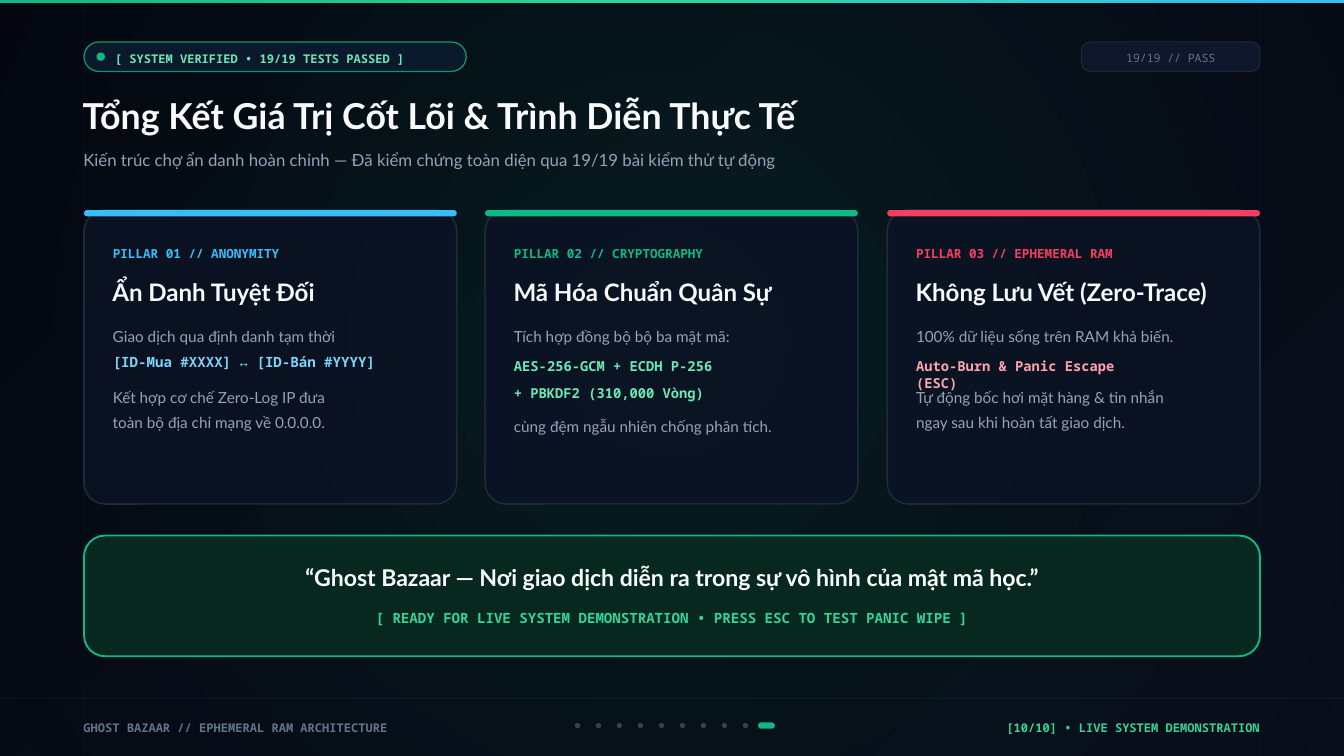
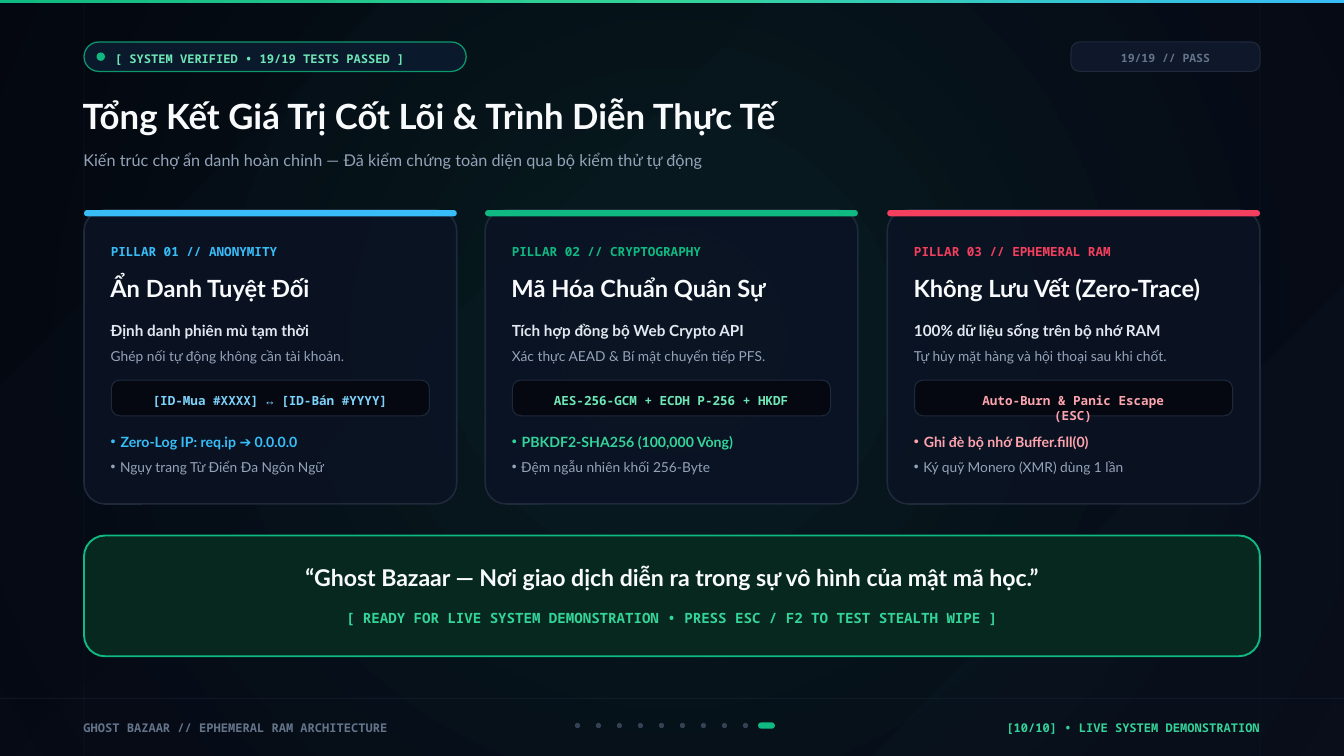
Before and after one commit to NgHuuPhu244/MQTT, a slide deck: slide 10 of Ghost_Bazaar_Presentation_Deck.pptx. Drawn at 1344x756 pixels with LibreOffice and Linux fonts; fonts in the diff are those of the drawing. Boxes give left, top, right and bottom in pixels: in the first picture for what was removed or moved away, otherwise in the second. Text is boxed around its words. In the diff, an @@ line names an element or a change of style, - is before the commit and + after.

Commit message:
fix(ppt): fix SVG bounds overlap, text overflow, Vietnamese word splitting, and sync crypto specs (100k PBKDF2, 256B padding)

```diff
--- a/Ghost_Bazaar_Presentation_Deck.pptx
+++ b/Ghost_Bazaar_Presentation_Deck.pptx
@@ rounded rectangle: place and size @@
-rounded rectangle at [1082, 42, 1260, 72]
+rounded rectangle at [1071, 42, 1260, 72]
@@ text "19/19 // PASS" at [1121, 54, 1210, 62]: bold on @@
@@ text "Tổng Kết Giá Trị Cốt ..." at [83, 99, 776, 136]: size 25.5 to 24.8 pt @@
@@ text at [83, 152, 702, 169]: text changed; size 12 to 11.6 pt @@
-Kiến trúc chợ ẩn danh hoàn chỉnh — Đã kiểm chứng toàn diện qua 19/19 bài kiểm thử tự động
+Kiến trúc chợ ẩn danh hoàn chỉnh — Đã kiểm chứng toàn diện qua bộ kiểm thử tự động
@@ size 17.2 to 16.9 pt in 3 elements at [110, 276, 310, 302], [914, 278, 1200, 302], [511, 277, 765, 302] @@
@@ text at [111, 324, 309, 339]: text changed; text colour #94A3B8 to #E2E8F0; bold on @@
-Giao dịch qua định danh tạm thời
+Định danh phiên mù tạm thời
@@ text at [512, 323, 744, 339]: text changed; text colour #94A3B8 to #E2E8F0; bold on @@
-Tích hợp đồng bộ bộ ba mật mã:
+Tích hợp đồng bộ Web Crypto API
@@ text at [914, 323, 1161, 339]: text changed; text colour #94A3B8 to #E2E8F0; bold on @@
-100% dữ liệu sống trên RAM khả biến.
+100% dữ liệu sống trên bộ nhớ RAM
@@ text added at [111, 350, 344, 364], 9.8 pt, text #94A3B8 @@
+Ghép nối tự động không cần tài khoản.
@@ text added at [512, 350, 766, 364], 9.8 pt, text #94A3B8 @@
+Xác thực AEAD & Bí mật chuyển tiếp PFS.
@@ text at [914, 350, 1166, 364]: text changed; size 10.9 to 9.8 pt @@
-Tự động bốc hơi mặt hàng & tin nhắn
+Tự hủy mặt hàng và hội thoại sau khi chốt.
@@ rounded rectangle added at [111, 380, 430, 415], fill #050811, outline #1E293B 0.75 pt @@
@@ rounded rectangle added at [512, 380, 831, 415], fill #050811, outline #1E293B 0.75 pt @@
@@ rounded rectangle added at [914, 380, 1233, 415], fill #050811, outline #1E293B 0.75 pt @@
@@ text removed at [113, 391, 325, 406] @@
-Kết hợp cơ chế Zero-Log IP đưa
@@ text "[ID-Mua #XXXX] ↔ [ID-Bán #YYYY]": place and size @@
-text "[ID-Mua #XXXX] ↔ [ID-Bán #YYYY]" at [113, 356, 375, 370]
+text "[ID-Mua #XXXX] ↔ [ID-Bán #YYYY]" at [153, 395, 387, 407]
@@ text "[ID-Mua #XXXX] ↔ [ID-Bán #YYYY]" at [153, 395, 387, 407]: size 10.1 to 9 pt; alignment left to centre @@
@@ text at [554, 396, 788, 405]: text changed; size 9.8 to 9 pt @@
-AES-256-GCM + ECDH P-256
+AES-256-GCM + ECDH P-256 + HKDF
@@ text removed at [916, 416, 1125, 431] @@
-ngay sau khi hoàn tất giao dịch.
@@ text "Auto-Burn & Panic Escape (ESC)": place and size @@
-text "Auto-Burn & Panic Escape (ESC)" at [916, 360, 1115, 391]
+text "Auto-Burn & Panic Escape (ESC)" at [982, 395, 1164, 422]
@@ text "Auto-Burn & Panic Escape (ESC)" at [982, 395, 1164, 422]: size 9.8 to 9 pt; alignment left to centre @@
@@ text at [121, 436, 298, 450]: text changed; size 10.9 to 10.1 pt; text colour #94A3B8 to #38BDF8; bold on @@
-toàn bộ địa chỉ mạng về 0.0.0.0.
+• Zero-Log IP: req.ip ➔ 0.0.0.0
@@ text at [522, 436, 733, 450]: text changed; size 9.8 to 10.1 pt; font Noto Sans Mono to Lato; text colour #6EE7B7 to #34D399 @@
-+ PBKDF2 (310,000 Vòng)
+• PBKDF2-SHA256 (100,000 Vòng)
@@ text added at [924, 436, 1088, 450], 10.1 pt, text #FDA4AF, bold @@
+• Ghi đè bộ nhớ Buffer.fill(0)
@@ text added at [120, 461, 324, 475], 9.8 pt, text #94A3B8 @@
+• Ngụy trang Từ Điển Đa Ngôn Ngữ
@@ text at [521, 460, 710, 475]: text changed; size 10.9 to 9.8 pt @@
-cùng đệm ngẫu nhiên chống phân tích.
+• Đệm ngẫu nhiên khối 256-Byte
@@ text added at [923, 461, 1123, 475], 9.8 pt, text #94A3B8 @@
+• Ký quỹ Monero (XMR) dùng 1 lần
@@ text at [363, 613, 981, 623]: text changed @@
-[ READY FOR LIVE SYSTEM DEMONSTRATION • PRESS ESC TO TEST PANIC WIPE ]
+[ READY FOR LIVE SYSTEM DEMONSTRATION • PRESS ESC / F2 TO TEST STEALTH WIPE ]
```
Also in this commit, not shown: 9 other slides changed, 1 other file.
